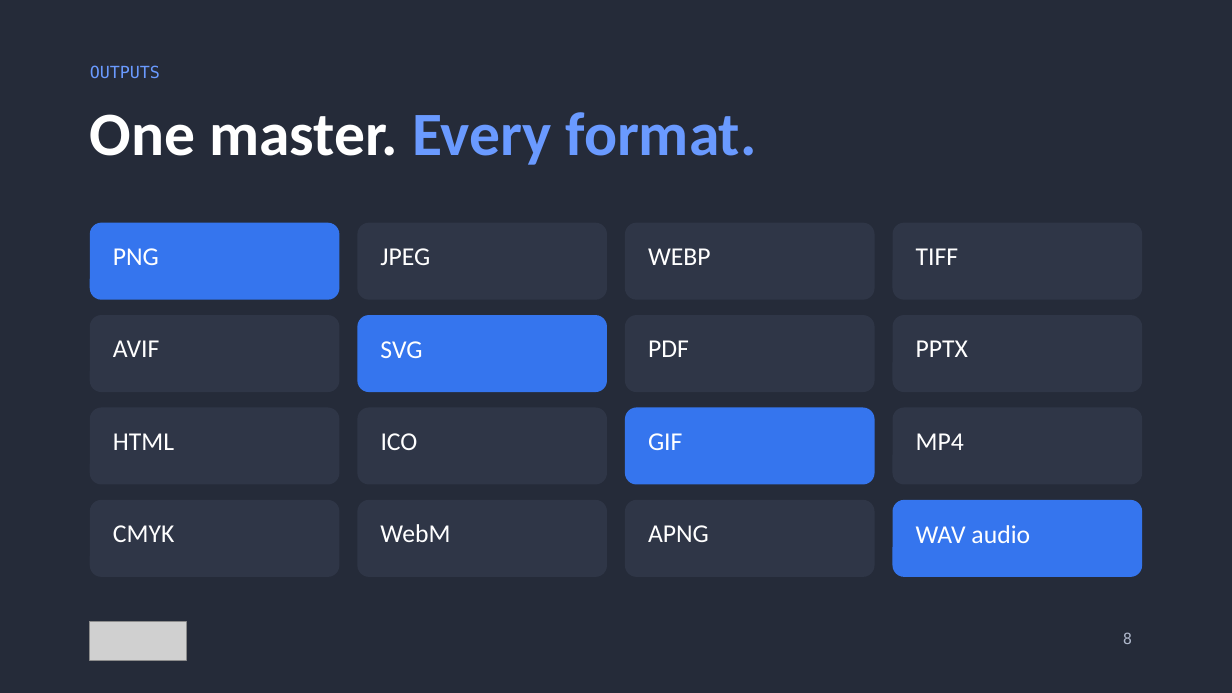
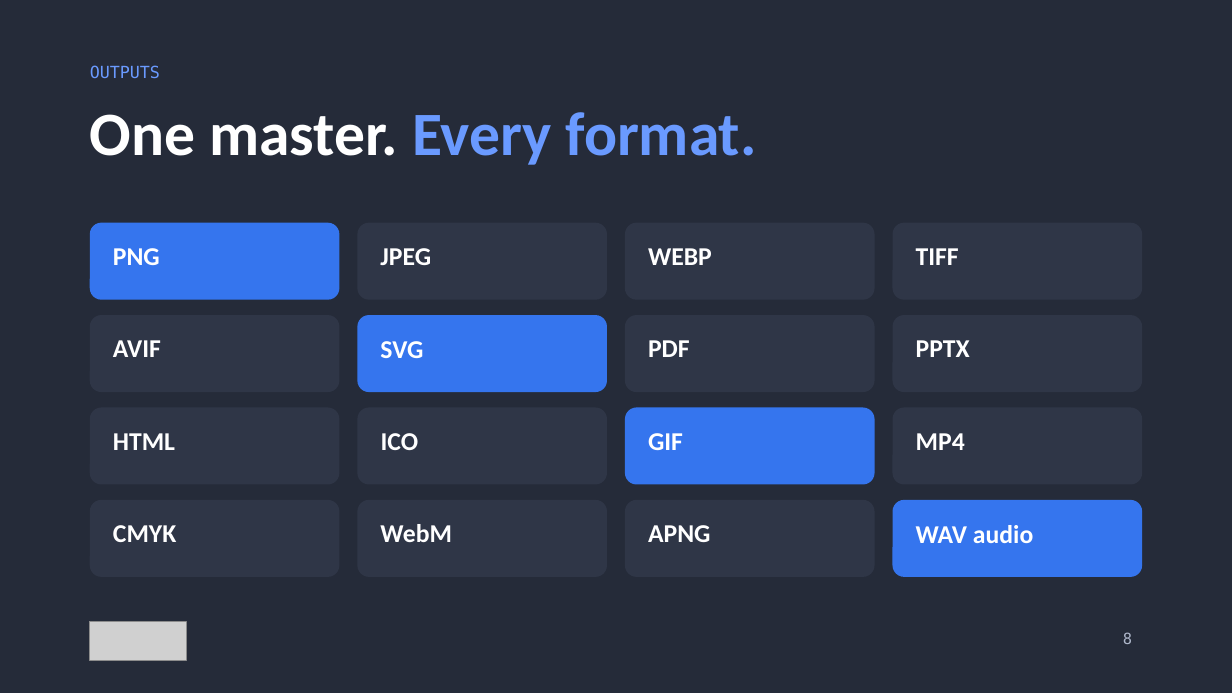
Before and after one commit to jxburros/Vixl, a slide deck: slide 8 of marketing/output/deck/vixl-pitch-deck.pptx. Drawn at 1232x693 pixels with LibreOffice and Linux fonts; fonts in the diff are those of the drawing; grey boxes stand for pictures; background and template pictures are left out. Boxes give left, top, right and bottom in pixels: in the first picture for what was removed or moved away, otherwise in the second. Text is boxed around its words. In the diff, an @@ line names an element or a change of style, - is before the commit and + after.

```diff
--- a/marketing/output/deck/vixl-pitch-deck.pptx
+++ b/marketing/output/deck/vixl-pitch-deck.pptx
@@ bold on in 16 elements at [113,248,160,265], [380,248,431,265], [648,248,712,265], [916,248,959,265], [113,340,161,357], [380,341,423,358], [648,340,690,357], [916,340,970,357], [113,433,175,450], [381,433,419,450], [648,433,683,450], [916,433,965,450], [113,525,176,542], [380,524,452,542], [648,525,711,542], [916,525,1033,543] @@
```
Also in this commit, not shown: 5 other slides changed, 41 other files.
